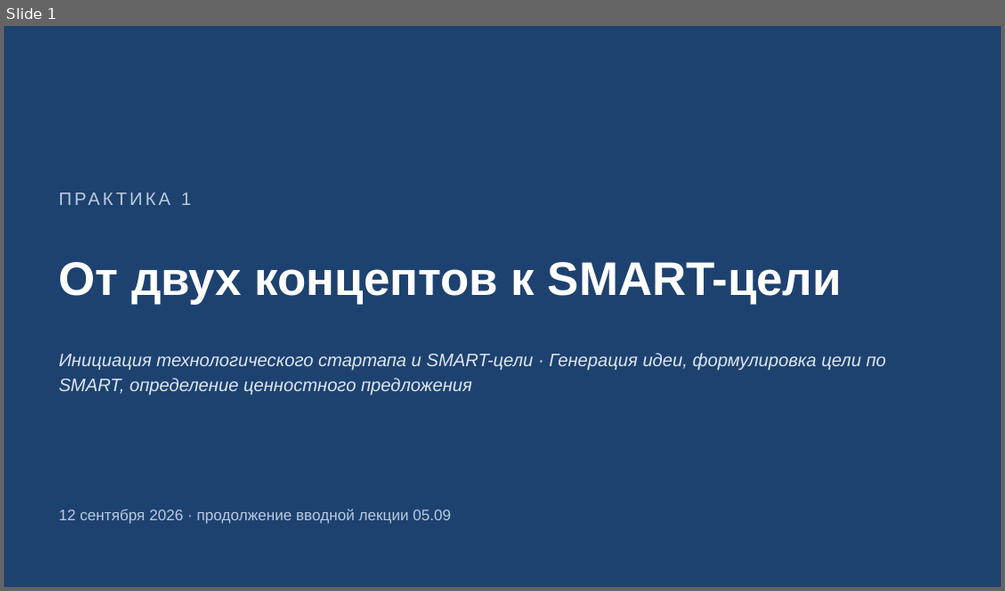
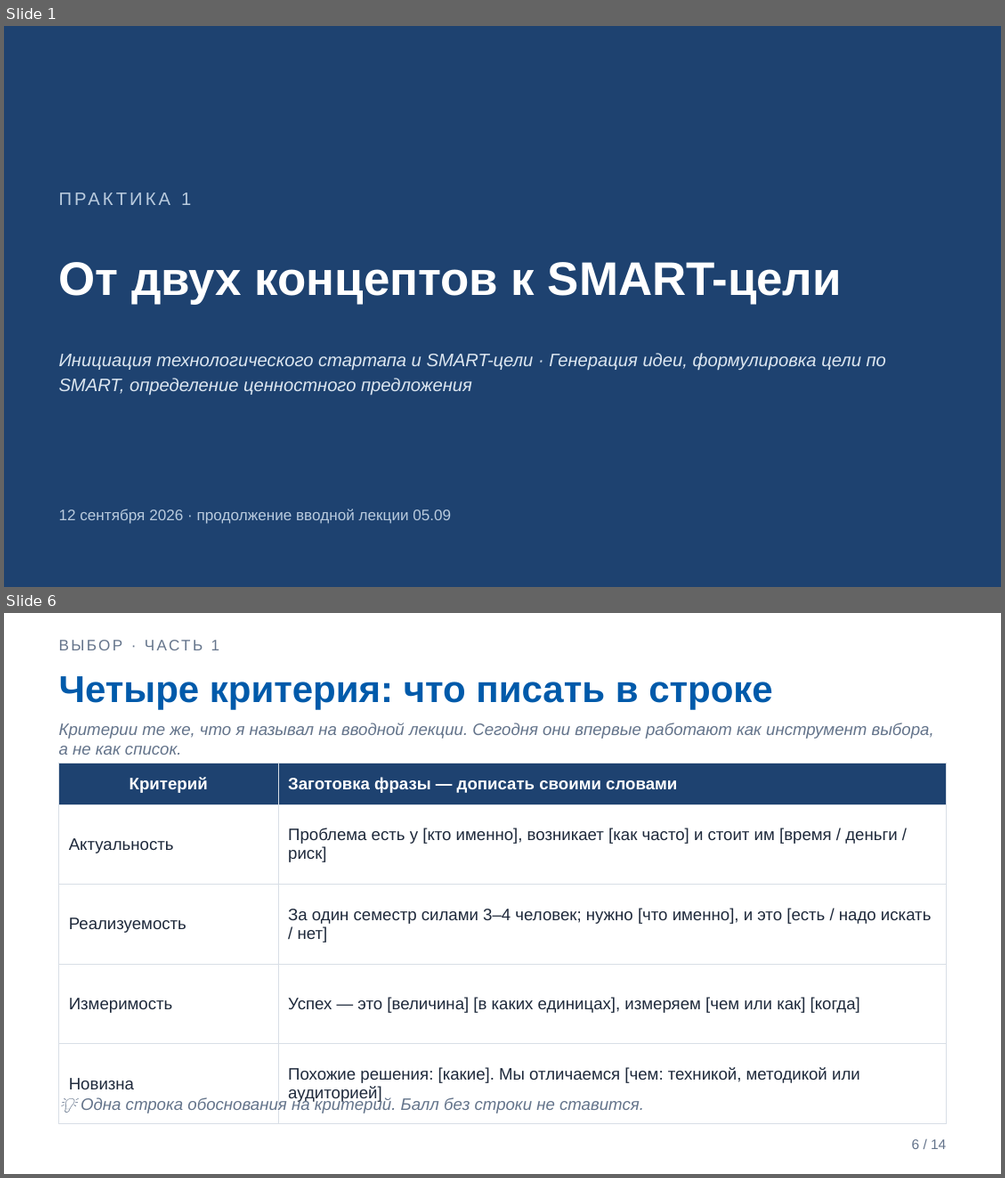
Before and after one commit to DimaMuhannad/OPD, a slide deck: zanyatiya/Zanyatie_02_Praktika1_Slaydy.pptx. Shown one above the other, each under a label of ours: slide 1 before the commit, slides 1 and 6 after it; the slides between them are not shown. The pictures are 1005x591 and 1005x1178 pixels, drawn with LibreOffice and Linux fonts; fonts in the diff are those of the drawing. Boxes give left, top, right and bottom in pixels: in the first picture for what was removed or moved away, otherwise in the second. Text is boxed around its words. In the diff, an @@ line names an element or a change of style, - is before the commit and + after.

```diff
--- a/zanyatiya/Zanyatie_02_Praktika1_Slaydy.pptx
+++ b/zanyatiya/Zanyatie_02_Praktika1_Slaydy.pptx
@@ slide 6 added at [4, 613, 1001, 1174], background #FFFFFF @@
@@ text added at [211, 640, 220, 650], 11 pt, text #64748B @@
+ВЫБОР · ЧАСТЬ 1
@@ text added at [59, 676, 773, 710], 27 pt, text #005AAA, bold @@
+Четыре критерия: что писать в строке
@@ text added at [59, 722, 934, 755], 12 pt, text #64748B, italic @@
+Критерии те же, что я называл на вводной лекции. Сегодня они впервые работают как инструмент выбора, а не как список.
@@ table added at [59, 763, 946, 1106], 5 rows, 2 columns @@
+Критерий | Заготовка фразы — дописать своими словами
+Актуальность | Проблема есть у [кто именно], возникает [как часто] и стоит им [время / деньги / риск]
+Реализуемость | За один семестр силами 3–4 человек; нужно [что именно], и это [есть / надо искать / нет]
+Измеримость | Успех — это [величина] [в каких единицах], измеряем [чем или как] [когда]
+Новизна | Похожие решения: [какие]. Мы отличаемся [чем: техникой, методикой или аудиторией]
@@ text added at [81, 1097, 644, 1113], 12 pt, text #64748B, italic @@
+💡 Одна строка обоснования на критерий. Балл без строки не ставится.
@@ text added at [912, 1139, 946, 1149], 10 pt, text #64748B @@
+6 / 14
```
Also in this commit, not shown: 9 slides changed, 3 other slides added, 2 slides removed, 5 other files.
